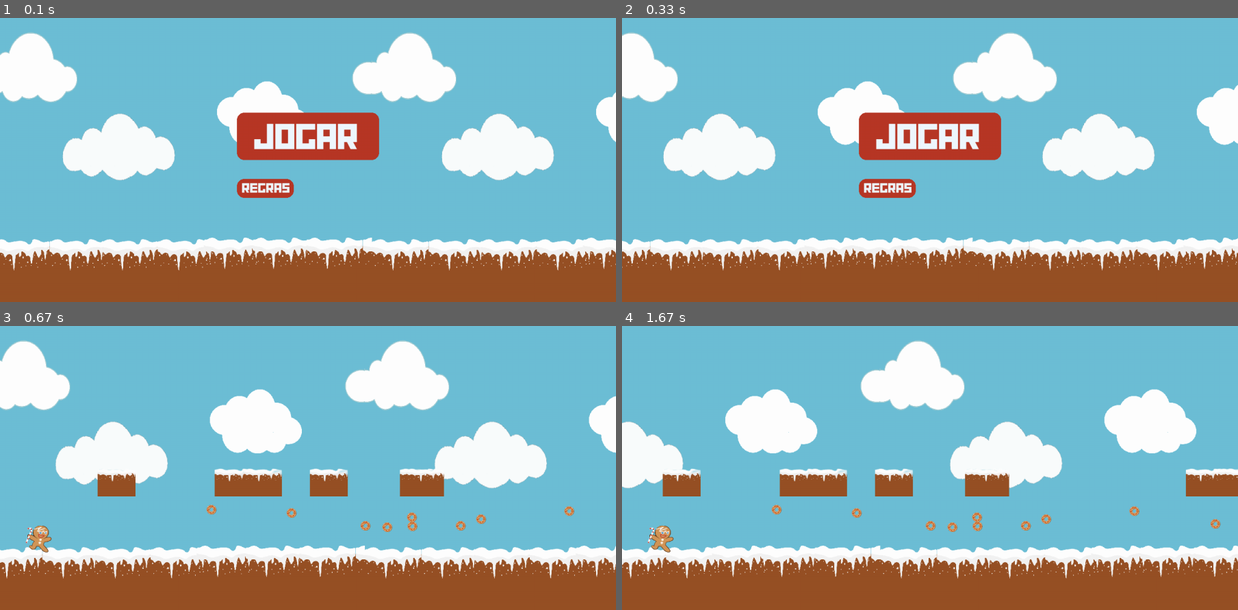
Above: before the commit, frames 1-4 (two rows, left to right).
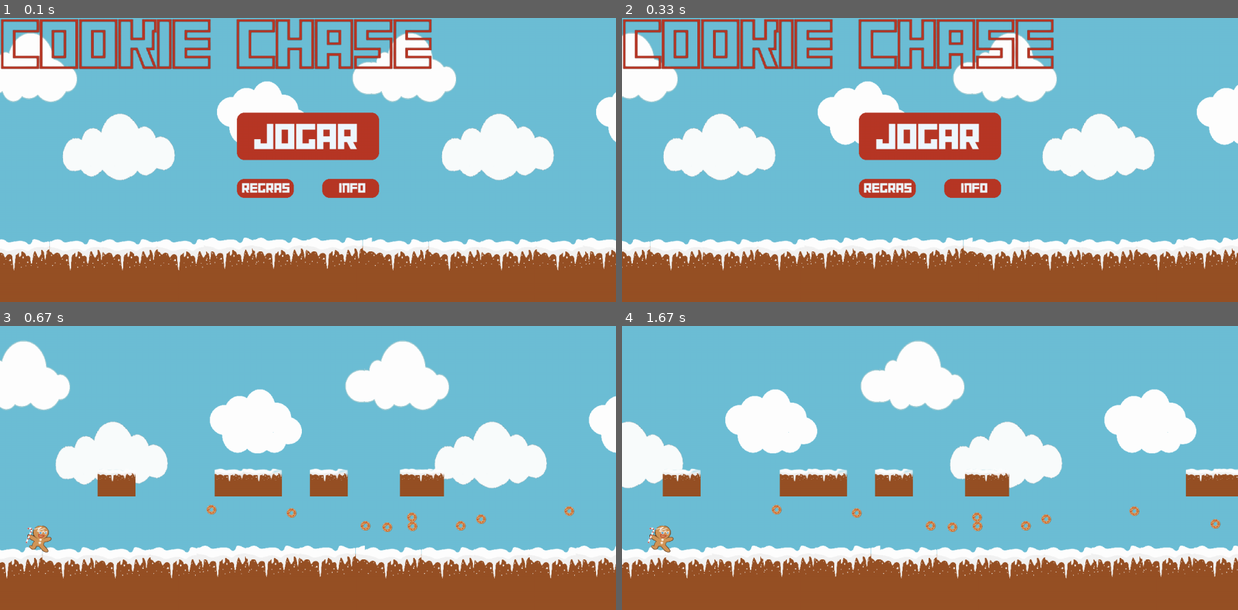
Above: after the commit, the same moments.

Repository: insper-classroom/devlife-23-1-projeto-pygame-laura_e_rafaela
Game: pygame game, started from jogo/jogo_GM.py
The game is run twice, just before and just after one commit, with the same random seed, the same clock (stepped at 60 frames per second) and the same inputs.
Inputs (mouse positions are in pixels of both pictures, inside the frame that each line leads up to):
- Up to frame 1 (0.1 s): no input
- Up to frame 2 (0.33 s): no input
- Up to frame 3 (0.67 s): click (351, 496) at 0.42 s, where only the run after the commit has a clickable "INFO"
- Up to frame 4 (1.67 s): tap Space at 0.67 s; hold Down 1-1.47 s

The runs differ from the first frame. In frame 1, 5.2% of the frame differs, in the area x 0-71%, y 0-64%; in frame 2, 5.2%; in frame 3, nothing differs; in frame 4, nothing differs.

Commit message:
tela inicial quase pronta

Diff:
--- a/jogo/jogo_GM.py
+++ b/jogo/jogo_GM.py
@@ -107,6 +107,11 @@
         self.fundo_regras = pygame.Rect(self.largura_tela//2 - 150,self.altura_tela//2 + 40,120,40)
         self.fonte_regras = pygame.font.Font("jogo/Assets_jogo/fontes/OnlineWebFonts_COM_2486b26012f1198dc8c84cbf5c960f98/Architype Aubette W90/Architype Aubette W90.ttf", 30)
         self.regras = False
+        self.fundo_info = pygame.Rect(self.largura_tela//2 + 30,self.altura_tela//2 + 40,120,40)
+        self.fonte_info = pygame.font.Font("jogo/Assets_jogo/fontes/OnlineWebFonts_COM_2486b26012f1198dc8c84cbf5c960f98/Architype Aubette W90/Architype Aubette W90.ttf", 30)
+        self.info = False
+        self.logo = pygame.image.load("jogo/Assets_jogo/cookie_chase_vermelho.png")
+        self.logo = pygame.transform.scale(self.logo, (911.25, 109.5))
     def desenha(self):
 
         if abs(self.scroll)>self.fundo.get_width():
@@ -128,6 +133,14 @@
         else:
             texto_regras = self.fonte_regras.render("REGRAS", True, (240, 248, 255))
             pygame.draw.rect(self.window,(184, 55, 38), self.fundo_regras,0 ,15)
+        if self.info:
+            texto_info = self.fonte_info.render("INFO", True, (184, 55, 38))
+            pygame.draw.rect(self.window, (240, 248, 255), self.fundo_info, 0, 15)
+        else:
+            texto_info = self.fonte_info.render("INFO", True, (240, 248, 255))
+            pygame.draw.rect(self.window, (184, 55, 38), self.fundo_info, 0, 15)
+        self.window.blit(self.logo, (0,0))
+        self.window.blit(texto_info, (self.largura_tela//2 + 65,self.altura_tela//2 + 40))
         self.window.blit(texto_regras, (self.largura_tela//2 - 140 ,self.altura_tela//2 + 40))
         self.window.blit(texto_jogar, (self.largura_tela//2-115,self.altura_tela//2-100))
         pygame.display.update()
@@ -142,6 +155,11 @@
             self.regras = True
         else:
             self.regras = False
+        if checa_colisao (self.fundo_info.x, self.fundo_regras.y, self.fundo_info.width, self.fundo_info.height,pos_mouse[0],pos_mouse[1]):
+            self.info = True
+        else:
+            self.info = False
+
         for event in pygame.event.get():
             if event.type == pygame.QUIT:
                 return -1
Binary file added: jogo/Assets_jogo/cookie_chase_vermelho.png
